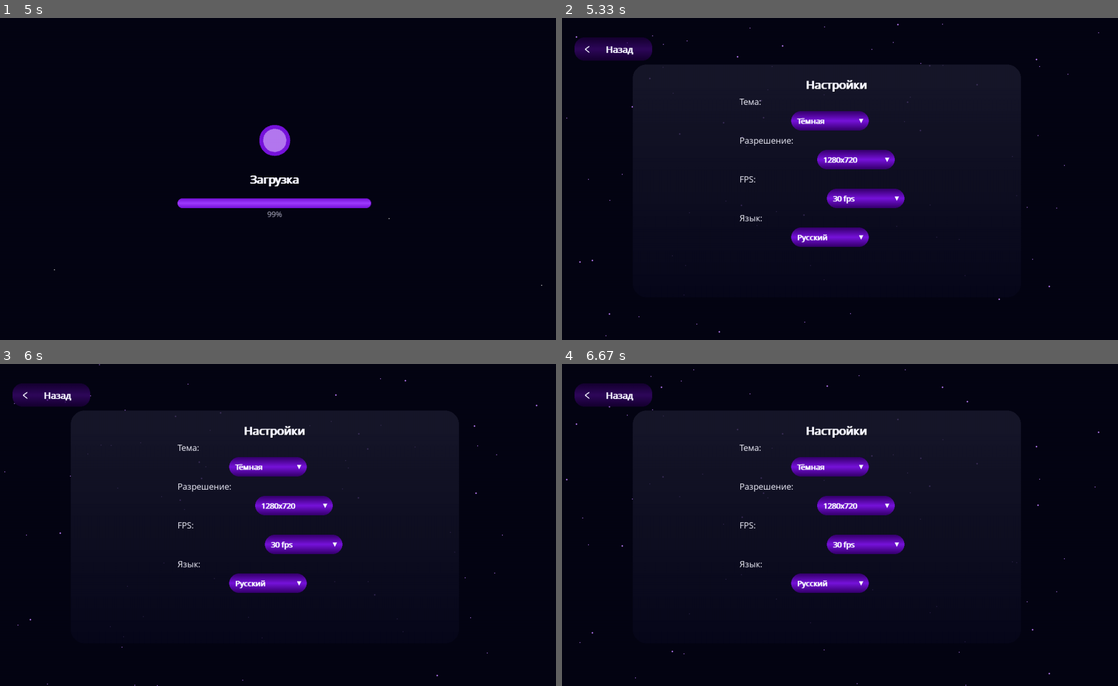
Above: before the commit, frames 1-4 (two rows, left to right).
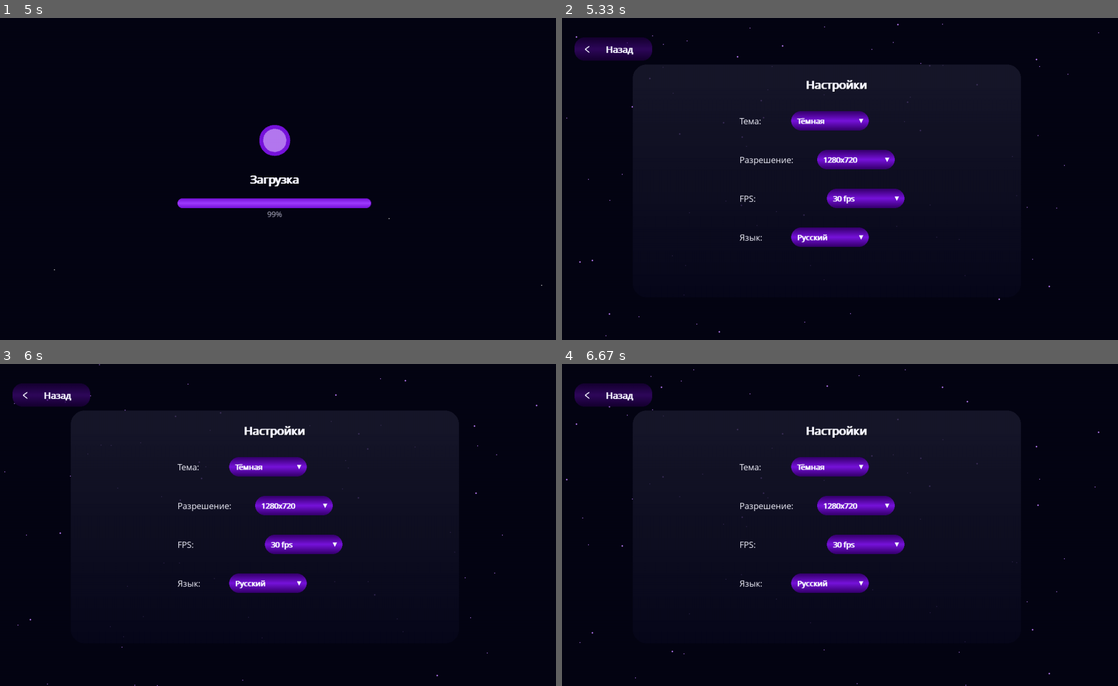
Above: after the commit, the same moments.

Repository: POHel/Black-Empire-game
Game: pygame game, started from main.py
Same seed, same stepped clock (60 frames per second), same inputs: the game is played once before the commit and once after it.
Inputs (mouse positions are in pixels of both pictures, inside the frame that each line leads up to):
- Up to frame 1 (5 s): press the mouse at (472, 175) at 4.6 s; move the mouse to (389, 220) at 4.7 s; release the mouse at (305, 269) at 4.83 s; press the mouse at (472, 175) at 4.93 s
- Up to frame 2 (5.33 s): move the mouse to (867, 230) at 5.03 s; release the mouse at (706, 288) at 5.17 s; click (1001, 204) at 5.28 s
- Up to frame 3 (6 s): press the mouse at (305, 544) at 5.6 s; move the mouse to (194, 525) at 5.7 s; release the mouse at (88, 502) at 5.83 s; press the mouse at (305, 544) at 5.93 s
- Up to frame 4 (6.67 s): move the mouse to (812, 563) at 6.03 s; release the mouse at (762, 582) at 6.17 s; press the mouse at (867, 576) at 6.27 s; move the mouse to (840, 534) at 6.37 s; release the mouse at (817, 492) at 6.5 s; press the mouse at (867, 576) at 6.6 s

Frame 1 is identical in both runs. In frame 2, 0.4% of the frame differs, in the area x 31-42%, y 25-70%; in frame 3, 0.4%; in frame 4, 0.4%.

Commit message:
исправил по y сьехавшие настройки

Diff:
--- a/main.py
+++ b/main.py
@@ -1426,10 +1426,10 @@
     def draw_settings_options(self):
         """Рисует опции настроек."""
         options = [
-            ("Тема:", self.theme_dropdown, 200),
-            ("Разрешение:", self.resolution_dropdown, 300),
-            ("FPS:", self.fps_dropdown, 400),
-            ("Язык:", self.language_dropdown, 500)
+            ("Тема:", self.theme_dropdown, 250),
+            ("Разрешение:", self.resolution_dropdown, 350),
+            ("FPS:", self.fps_dropdown, 450),
+            ("Язык:", self.language_dropdown, 550)
         ]
 
         for label, dropdown, y_pos in options:
